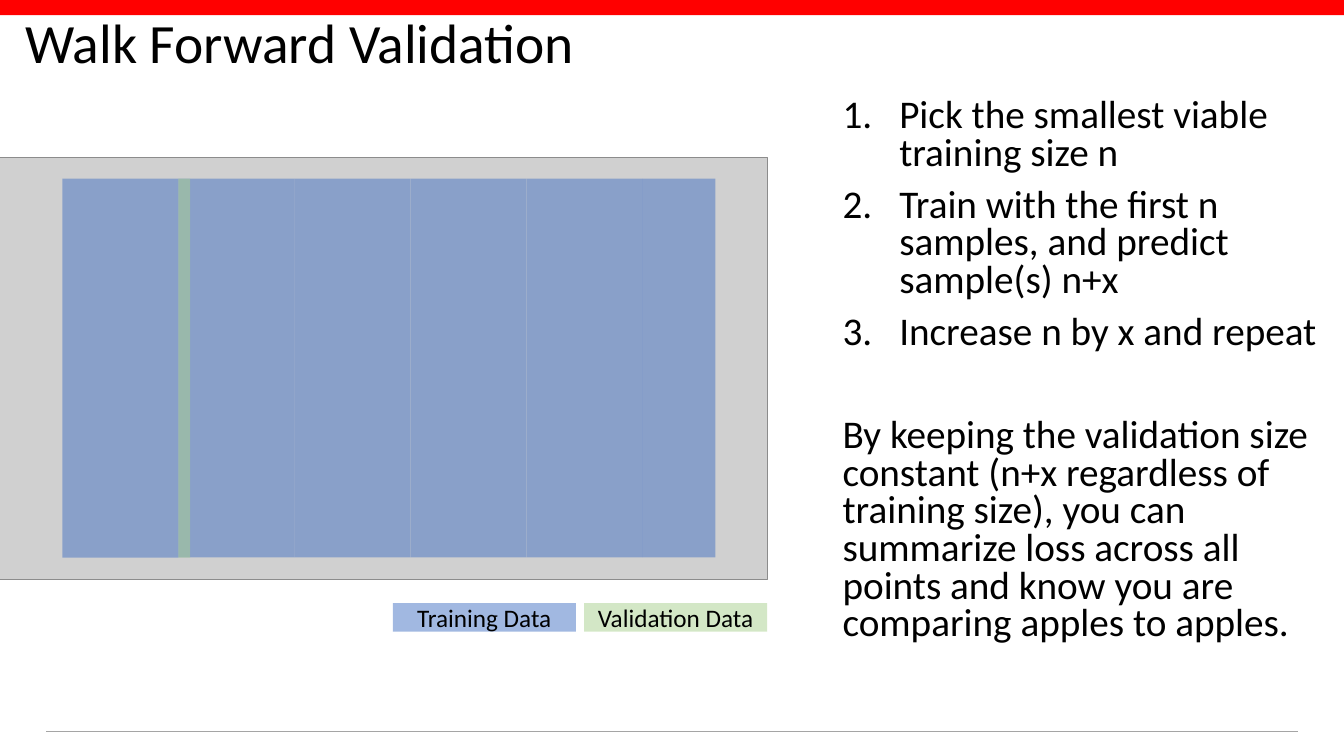
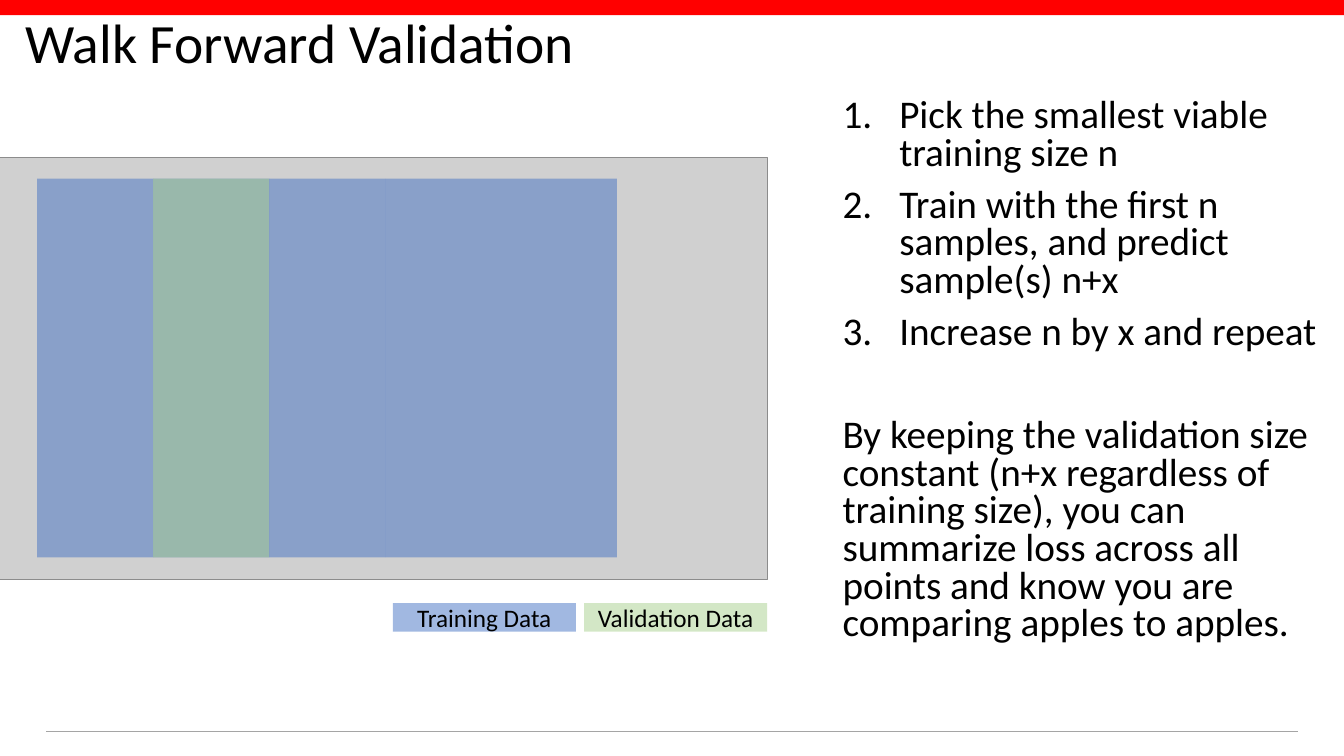
Before and after one commit to conditg/deng-ai, a slide deck: slide 11 of DengAI.pptx (slide 9 before the commit). Drawn at 1344x756 pixels with LibreOffice and Linux fonts; fonts in the diff are those of the drawing; grey boxes stand for pictures; background and template pictures are left out. Boxes give left, top, right and bottom in pixels: in the first picture for what was removed or moved away, otherwise in the second. Text is boxed around its words. In the diff, an @@ line names an element or a change of style, - is before the commit and + after.

```diff
--- a/DengAI.pptx
+++ b/DengAI.pptx
@@ rectangle: place and size @@
-rectangle at <box>178,178,191,558</box>
+rectangle at <box>153,178,269,558</box>
@@ rectangle at <box>153,178,269,558</box>: mirrored @@
@@ 5 rectangles: place and size @@
-5 rectangles at <box>63,178,642,558</box>
+5 rectangles at <box>37,178,617,558</box>
@@ rectangle removed at <box>642,178,716,558</box> @@
```
Also in this commit, not shown: 5 other slides changed, 2 slides added, 3 other files.
